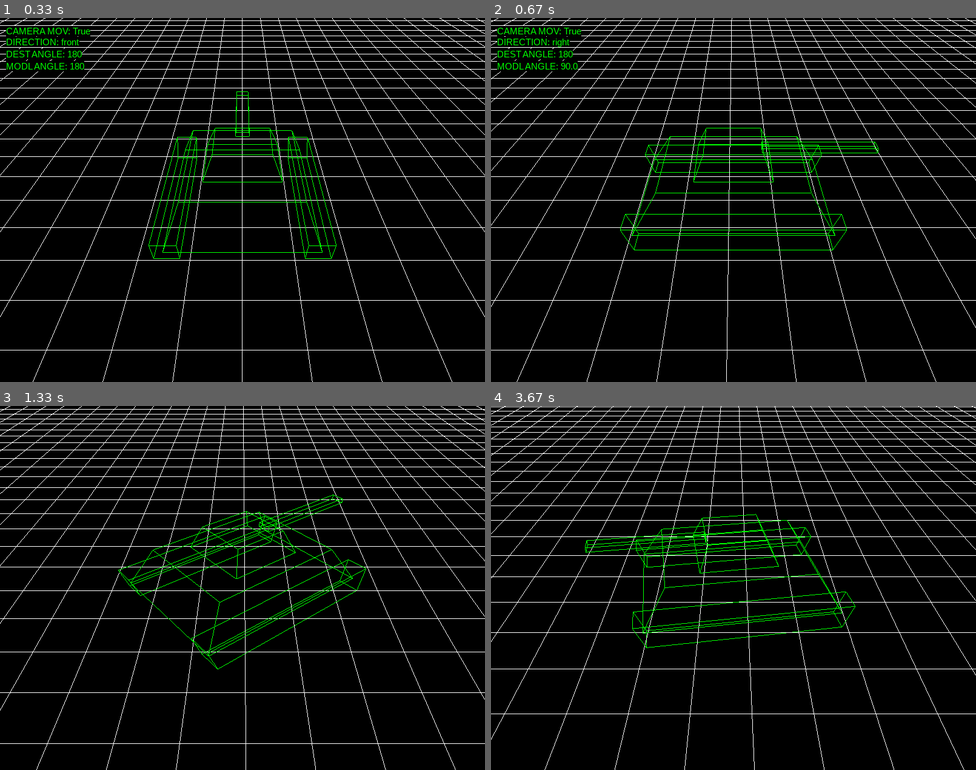
Above: before the commit, frames 1-4 (two rows, left to right).
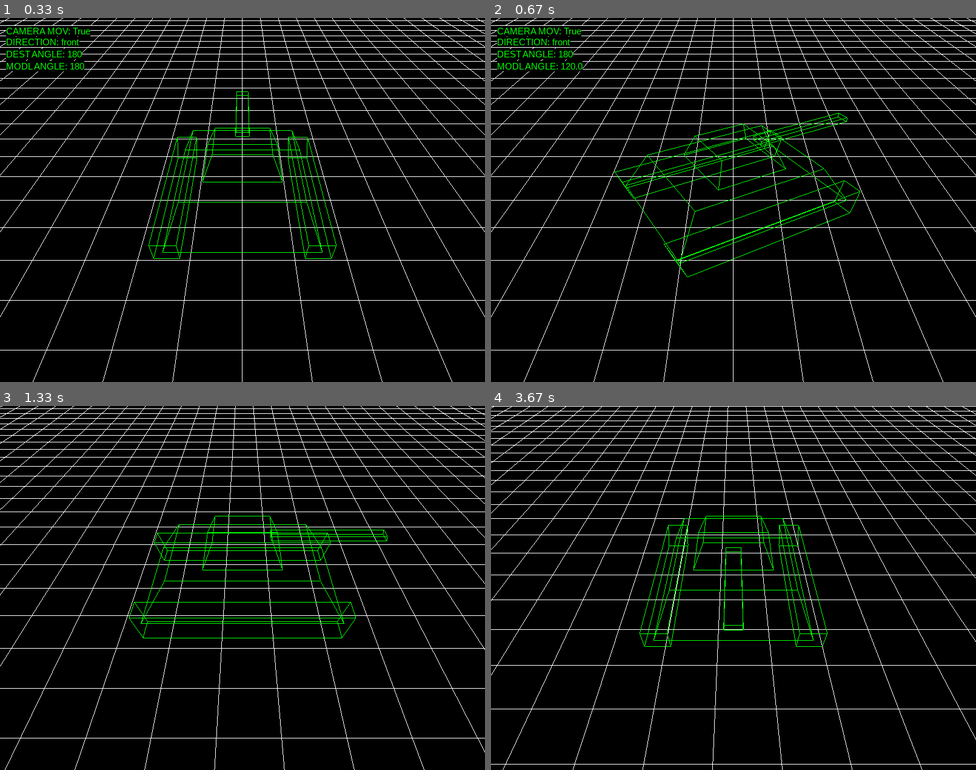
Above: after the commit, the same moments.

Repository: antonioam82/tank_controller
Game: pygame game, started from tank_demo_0.py
Same seed, same stepped clock (60 frames per second), same inputs: the game is played once before the commit and once after it.
Inputs:
- Up to frame 1 (0.33 s): no input
- Up to frame 2 (0.67 s): hold Right from 0.33 s (still down)
- Up to frame 3 (1.33 s): release Right at 0.8 s; hold Up 0.83-1.13 s; hold Right from 1.17 s (still down); tap J at 1.23 s; tap C at 1.32 s
- Up to frame 4 (3.67 s): tap J at 1.53, 1.73, 2.03, 2.3, 2.63, 2.93, 3.07, 3.47 s; release Right at 1.63 s; hold Left 1.67-2.2 s; hold Down 2.23-2.53 s; tap V at 2.38, 3.55 s; hold Left 2.57-2.97 s; tap C at 2.72 s; hold Up 3-3.37 s; hold Right from 3.4 s (still down)

Frame 1 is identical in both runs. In frame 2, 5.2% of the frame differs, in the area x 0-100%, y 0-100%; in frame 3, 12%; in frame 4, 12%.

Commit message:
Pruebas de fluidez de movimiento

Diff:
--- a/tank_demo_0.py
+++ b/tank_demo_0.py
@@ -103,6 +103,7 @@
     show_controls()
     pygame.init()
     display = (800, 600)
+    clock = pygame.time.Clock()
 
     font = pygame.font.SysFont('arial',15)
 
@@ -168,6 +169,7 @@
 
     running = True
     while running:
+        dt = clock.tick(60) / 1000.0
         for e in pygame.event.get():
             if e.type == QUIT:
                 running = False
@@ -286,8 +288,8 @@
             scale -= 0.02
 
         # ===== ACTUALIZACIÓN =====
-        x += grid_mov_x
-        z += grid_mov_z
+        x += grid_mov_x #* dt  #<<<<<<<<<<<<<<<<<<<<<<<<<<<<<<<<<<<<<<<<<<<<<<<<<<<<<<
+        z += grid_mov_z #* dt  #<<<<<<<<<<<<<<<<<<<<<<<<<<<<<<<<<<<<<<<<<<<<<<<<<<<<<<
 
         if not stop_camera:
             last_cam_pos_x = x
@@ -525,7 +527,7 @@
             draw_text(font, 10, 512, f'MODL ANGLE: {model_angle}')
 
         pygame.display.flip()
-        pygame.time.wait(10)
+        #pygame.time.wait(10)
 
     glDeleteLists(grid, 1)
     glDeleteLists(model_base, 1)
